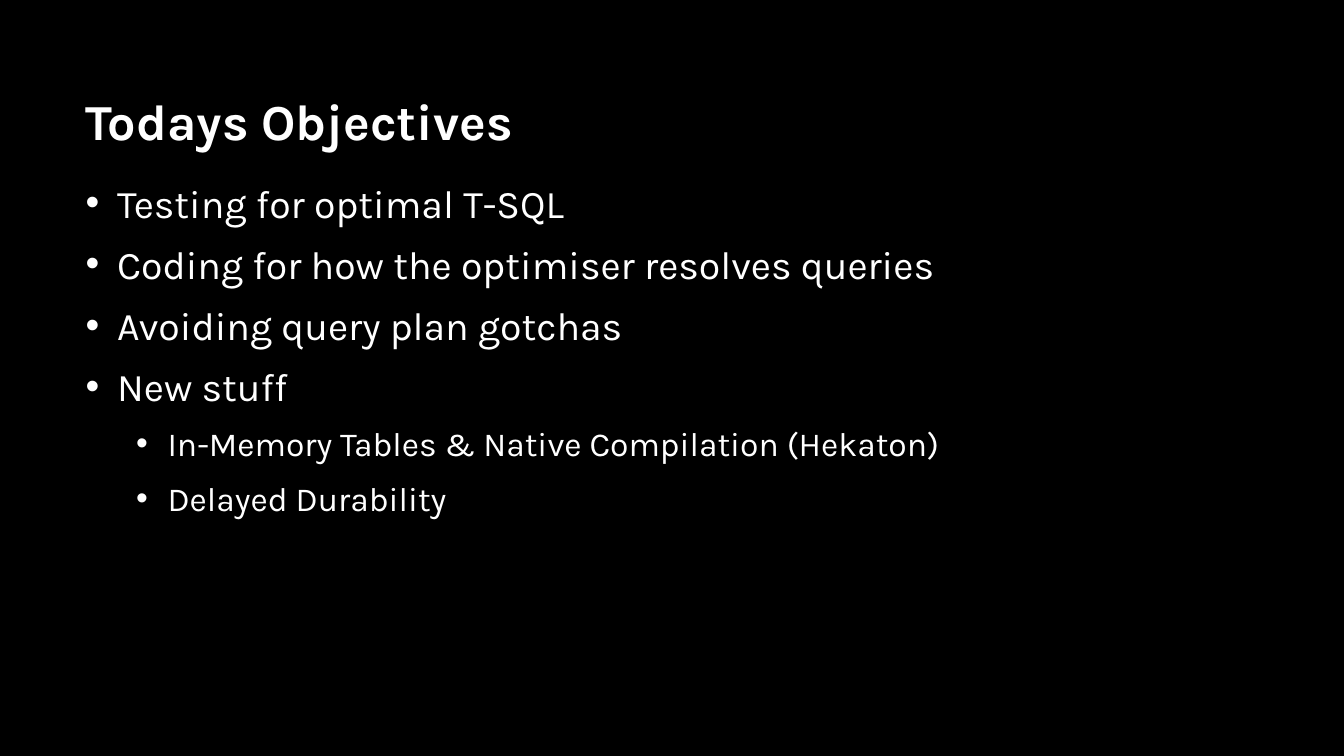
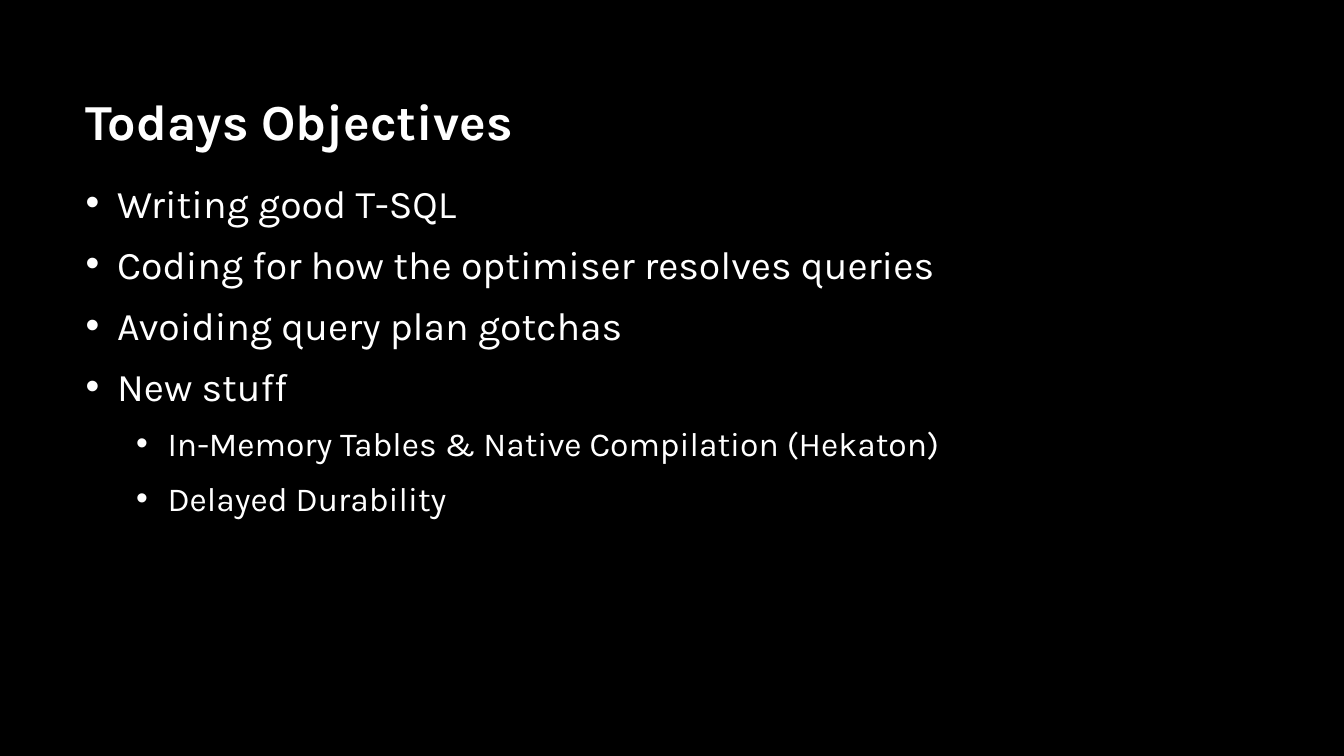
Before and after one commit to sabinio/SQLTraining, a slide deck: slide 3 of Slides/4. Performance.pptx. Drawn at 1344x756 pixels with LibreOffice and Linux fonts; fonts in the diff are those of the drawing; background and template pictures are left out. Boxes give left, top, right and bottom in pixels: in the first picture for what was removed or moved away, otherwise in the second. Text is boxed around its words. In the diff, an @@ line names an element or a change of style, - is before the commit and + after.

```diff
--- a/Slides/4. Performance.pptx
+++ b/Slides/4. Performance.pptx
@@ text at [117,191,457,228]: text changed @@
-• Testing for optimal T-SQL
+• Writing good T-SQL
```
Also in this commit, not shown: 8 other slides changed, 7 slides added.
